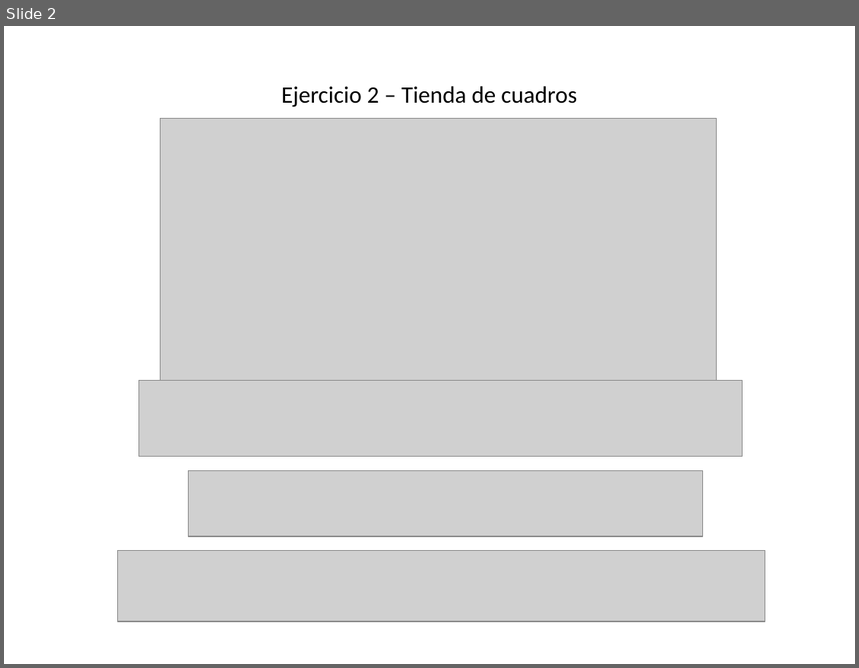
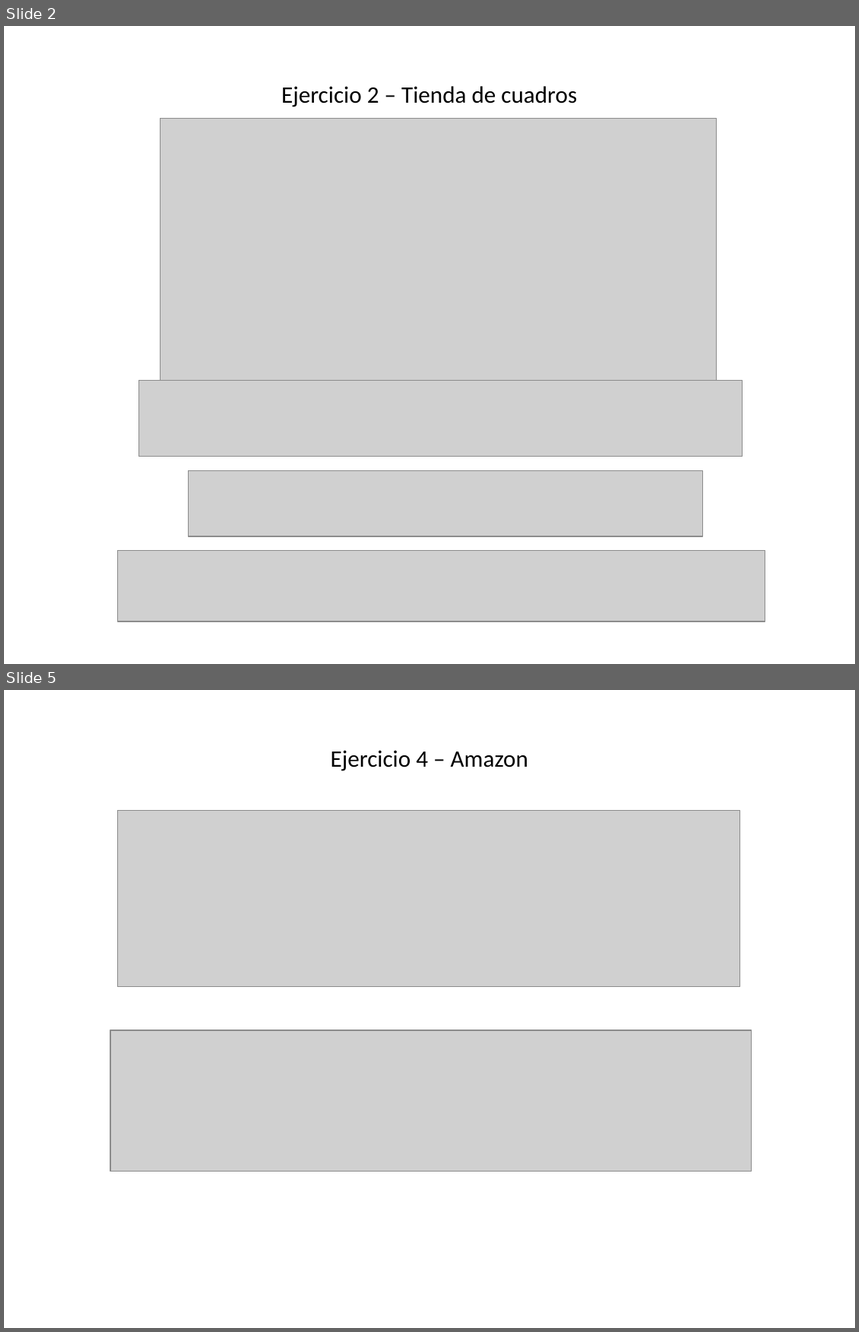
Before and after one commit to MagoAlakai/modelatge-BBDD, a slide deck: Screenshots.pptx. Shown one above the other, each under a label of ours: slide 2 before the commit, slides 2 and 5 after it; the slides between them are not shown. The pictures are 859x668 and 859x1332 pixels, drawn with LibreOffice and Linux fonts; fonts in the diff are those of the drawing; grey boxes stand for pictures. Boxes give left, top, right and bottom in pixels: in the first picture for what was removed or moved away, otherwise in the second. Text is boxed around its words. In the diff, an @@ line names an element or a change of style, - is before the commit and + after.

Commit message:
Ejercicio 5

```diff
--- a/Screenshots.pptx
+++ b/Screenshots.pptx
@@ slide 5 added at <box>4,690,855,1328</box>, background #FFFFFF @@
@@ title added at <box>331,750,528,771</box>, 20 pt, text #000000 @@
+Ejercicio 4 – Amazon
@@ picture added at <box>117,811,740,987</box> @@
@@ picture added at <box>110,1030,751,1172</box> @@
```
Also in this commit, not shown: 1 slide changed, 4 other slides added.
